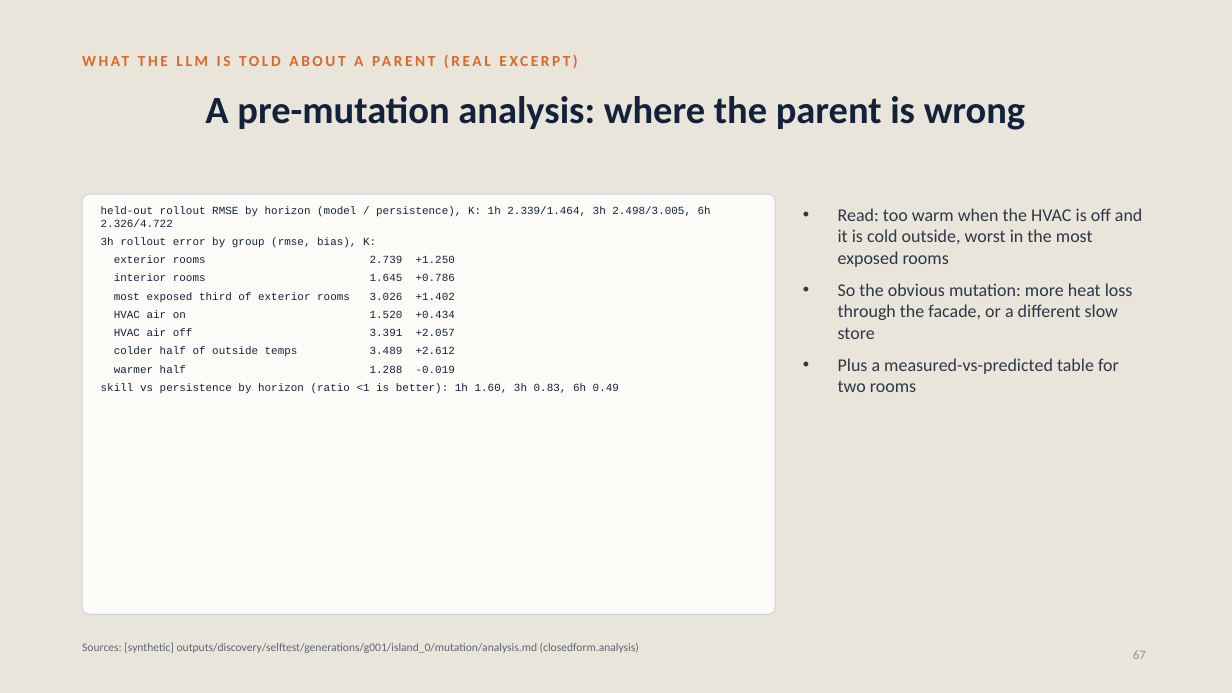
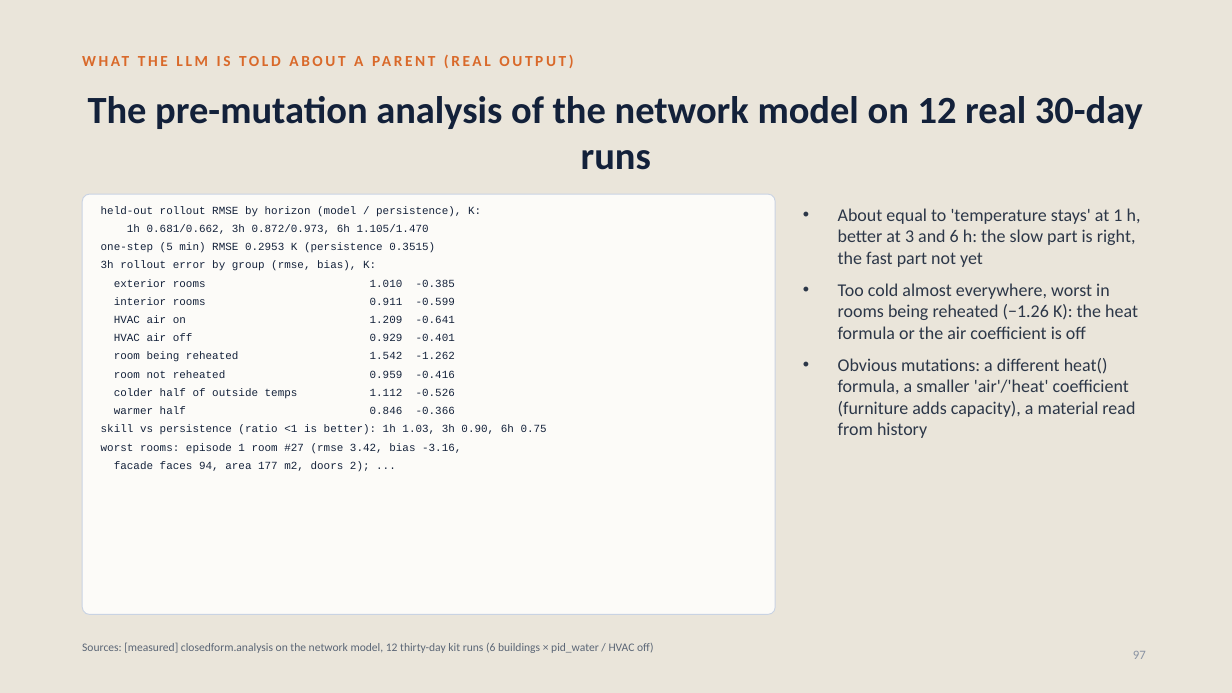
Before and after one commit to srivathsanb14/working-code, a slide deck: slide 97 of docs/One_Controller_for_Every_Building.pptx (slide 67 before the commit). Drawn at 1232x693 pixels with LibreOffice and Linux fonts; fonts in the diff are those of the drawing. Boxes give left, top, right and bottom in pixels: in the first picture for what was removed or moved away, otherwise in the second. Text is boxed around its words. In the diff, an @@ line names an element or a change of style, - is before the commit and + after.

```diff
--- a/docs/One_Controller_for_Every_Building.pptx
+++ b/docs/One_Controller_for_Every_Building.pptx
@@ title at [88,96,1143,170]: text changed @@
-A pre-mutation analysis: where the parent is wrong
+The pre-mutation analysis of the network model on 12 real 30-day runs
@@ text at [101,206,481,253]: text changed @@
-held-out rollout RMSE by horizon (model / persistence), K: 1h 2.339/1.464, 3h 2.498/3.005, 6h 2.326/4.722
+held-out rollout RMSE by horizon (model / persistence), K:
+1h 0.681/0.662, 3h 0.872/0.973, 6h 1.105/1.470
+one-step (5 min) RMSE 0.2953 K (persistence 0.3515)
@@ text at [838,208,1141,438]: text changed @@
-• Read: too warm when the HVAC is off and it is cold outside, worst in the most exposed rooms
-• So the obvious mutation: more heat loss through the facade, or a different slow store
-• Plus a measured-vs-predicted table for two rooms
+• About equal to 'temperature stays' at 1 h, better at 3 and 6 h: the slow part is right, the fast part not yet
+• Too cold almost everywhere, worst in rooms being reheated (−1.26 K): the heat formula or the air coefficient is off
+• Obvious mutations: a different heat() formula, a smaller 'air'/'heat' coefficient (furniture adds capacity), a material read from history
@@ text at [101,279,547,471]: text changed @@
-exterior rooms 2.739 +1.250
-interior rooms 1.645 +0.786
-most exposed third of exterior rooms 3.026 +1.402
-HVAC air on 1.520 +0.434
-HVAC air off 3.391 +2.057
-colder half of outside temps 3.489 +2.612
-warmer half 1.288 -0.019
-skill vs persistence by horizon (ratio <1 is better): 1h 1.60, 3h 0.83, 6h 0.49
+exterior rooms 1.010 -0.385
+interior rooms 0.911 -0.599
+HVAC air on 1.209 -0.641
+HVAC air off 0.929 -0.401
+room being reheated 1.542 -1.262
+room not reheated 0.959 -0.416
+colder half of outside temps 1.112 -0.526
+warmer half 0.846 -0.366
+skill vs persistence (ratio <1 is better): 1h 1.03, 3h 0.90, 6h 0.75
+worst rooms: episode 1 room #27 (rmse 3.42, bias -3.16,
+facade faces 94, area 177 m2, doors 2); ...
@@ text at [82,642,654,653]: text changed @@
-Sources: [synthetic] outputs/discovery/selftest/generations/g001/island_0/mutation/analysis.md (closedform.analysis)
+Sources: [measured] closedform.analysis on the network model, 12 thirty-day kit runs (6 buildings × pid_water / HVAC off)
```
Also in this commit, not shown: 72 other slides changed, 44 slides added, 13 slides removed, 40 other files.
